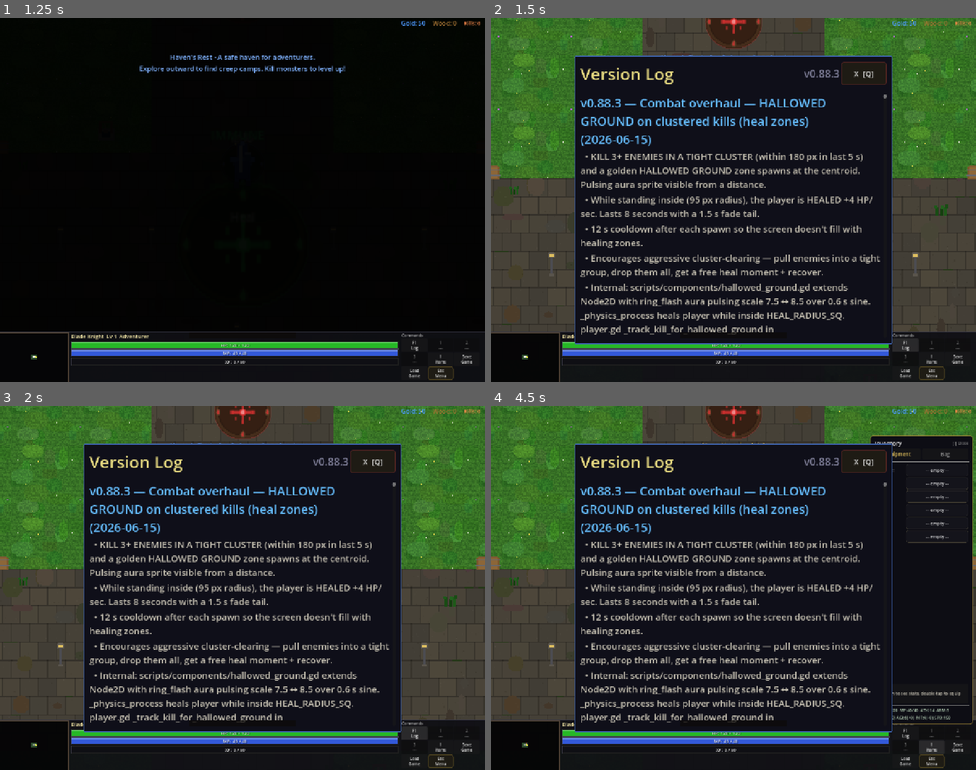
Above: before the commit, frames 1-4 (two rows, left to right).
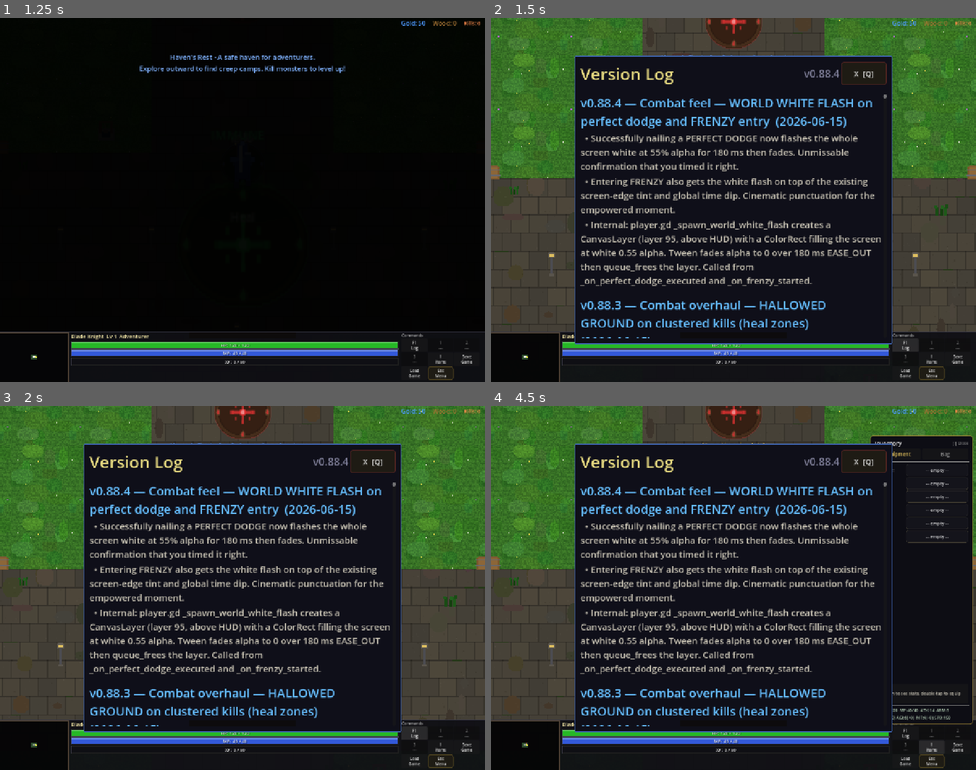
Above: after the commit, the same moments.

Repository: slxny/legends-open-rpg
Game: Godot game, scene res://scenes/main.tscn
Same seed, same stepped clock (60 frames per second), same inputs: the game is played once before the commit and once after it.
Inputs (mouse positions are in pixels of both pictures, inside the frame that each line leads up to):
- Up to frame 1 (1.25 s): tap Enter at 0.5 s; move the mouse to (218, 272) at 0.52 s; hold W (move_up) from 0.53 s (still down); tap Shift (dodge) at 0.6 s; click (218, 272) at 0.67 s
- Up to frame 2 (1.5 s): release W (move_up) at 1.25 s; click "F1 Log" at 1.25 s
- Up to frame 3 (2 s): no input
- Up to frame 4 (4.5 s): click "1 ---" at 2 s; click "2 ---" at 2.75 s; click "3 ---" at 3.5 s; click "I Items" at 4.25 s

Frame 1 is identical in both runs. In frame 2, 13% of the frame differs, in the area x 18-81%, y 14-88%; in frame 3, 13%; in frame 4, 13%.

Commit message:
v0.88.4: Combat feel — WORLD WHITE FLASH on perfect dodge + FRENZY
Successfully nailing a perfect dodge OR entering FRENZY now flashes
the whole screen white at 55% alpha for 180ms then fades. Unmissable
satisfaction beat.

- player.gd:
  _spawn_world_white_flash creates a CanvasLayer (layer 95, above
  HUD) with a ColorRect filling the screen at white 0.55 alpha.
  Tween fades alpha → 0 over 180ms EASE_OUT then queue_frees layer.
- Called from:
  _on_perfect_dodge_executed (after counter window opens + sprite
  tint + global dip)
  _on_frenzy_started (after audio cue, before _on_frenzy_ended)

Headless: smoke all PASS, parse clean.

Co-Authored-By: Claude Opus 4.7 (1M context) <noreply@anthropic.com>

Diff:
--- a/scenes/player/player.gd
+++ b/scenes/player/player.gd
@@ -4165,6 +4165,9 @@
 	# _run_clocked_attack; visual signal via short blue tint on sprite.
 	_counter_window_until_usec = Time.get_ticks_usec() + _COUNTER_WINDOW_MS * 1000
 	sprite.modulate = Color(0.7, 1.1, 1.8)
+	# Phase 5.x — world WHITE FLASH at the moment of perfect dodge.
+	# Big satisfaction beat — clear visual confirmation you nailed it.
+	_spawn_world_white_flash()
 	# Brief sprite tint flash so the player sees the counter window open.
 	var counter_tween := sprite.create_tween()
 	counter_tween.tween_property(sprite, "modulate", Color.WHITE, float(_COUNTER_WINDOW_MS) / 1000.0).set_trans(Tween.TRANS_QUAD).set_ease(Tween.EASE_OUT)
@@ -4347,6 +4350,23 @@
 	if _low_hp_active:
 		intensity += 0.15
 	AudioManager.set_music_intensity(clamp(intensity, 0.0, 1.0))
+
+
+# Phase 5.x — full-screen white flash. CanvasLayer above HUD that fades
+# quickly. Reused on perfect dodge and other major satisfaction beats.
+func _spawn_world_white_flash() -> void:
+	var layer := CanvasLayer.new()
+	layer.layer = 95
+	add_child(layer)
+	var rect := ColorRect.new()
+	rect.color = Color(1.0, 1.0, 1.0, 0.55)
+	rect.anchor_right = 1.0
+	rect.anchor_bottom = 1.0
+	rect.mouse_filter = Control.MOUSE_FILTER_IGNORE
+	layer.add_child(rect)
+	var t := rect.create_tween()
+	t.tween_property(rect, "color:a", 0.0, 0.18).set_trans(Tween.TRANS_QUAD).set_ease(Tween.EASE_OUT)
+	t.tween_callback(layer.queue_free)
 
 
 func _spawn_frenzy_afterimage() -> void:
@@ -4670,6 +4690,8 @@
 		HitStopController.request_global_dip(0.25, 130, 4, &"frenzy_start")
 	if AudioManager != null and AudioManager.has_method("play_sfx"):
 		AudioManager.play_sfx("charge_release", 3.0)
+	# Big cinematic white flash on FRENZY entry.
+	_spawn_world_white_flash()
 
 
 func _on_frenzy_ended() -> void:
--- a/scenes/ui/changelog_dialog.gd
+++ b/scenes/ui/changelog_dialog.gd
@@ -9,9 +9,19 @@
 var _is_visible: bool = false
 var _is_mobile: bool = false
 
-const GAME_VERSION := "v0.88.3"
+const GAME_VERSION := "v0.88.4"
 
 const CHANGELOG: Array[Dictionary] = [
+	{
+		"version": "v0.88.4",
+		"title": "Combat feel — WORLD WHITE FLASH on perfect dodge and FRENZY entry",
+		"date": "2026-06-15",
+		"entries": [
+			"Successfully nailing a PERFECT DODGE now flashes the whole screen white at 55% alpha for 180 ms then fades. Unmissable confirmation that you timed it right.",
+			"Entering FRENZY also gets the white flash on top of the existing screen-edge tint and global time dip. Cinematic punctuation for the empowered moment.",
+			"Internal: player.gd _spawn_world_white_flash creates a CanvasLayer (layer 95, above HUD) with a ColorRect filling the screen at white 0.55 alpha. Tween fades alpha to 0 over 180 ms EASE_OUT then queue_frees the layer. Called from _on_perfect_dodge_executed and _on_frenzy_started.",
+		]
+	},
 	{
 		"version": "v0.88.3",
 		"title": "Combat overhaul — HALLOWED GROUND on clustered kills (heal zones)",
